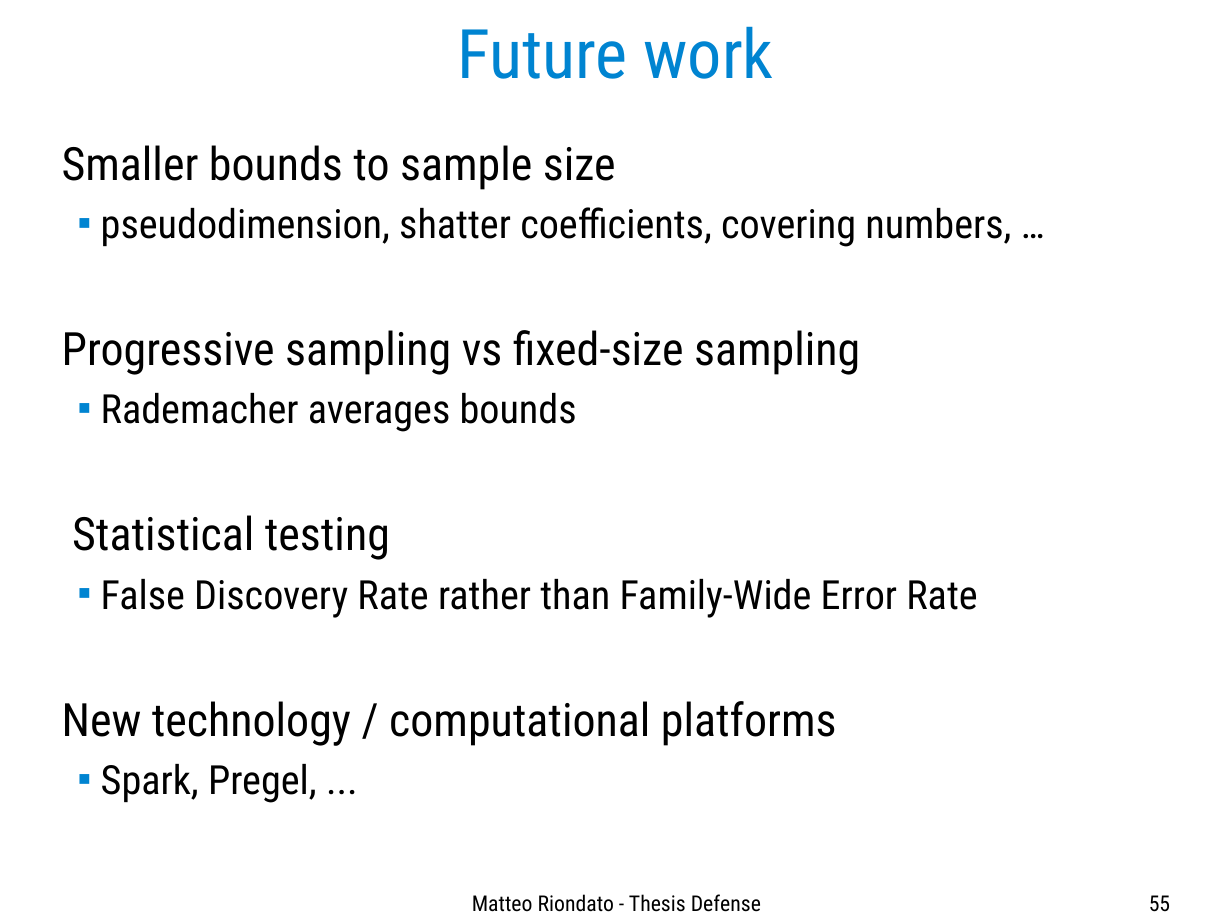
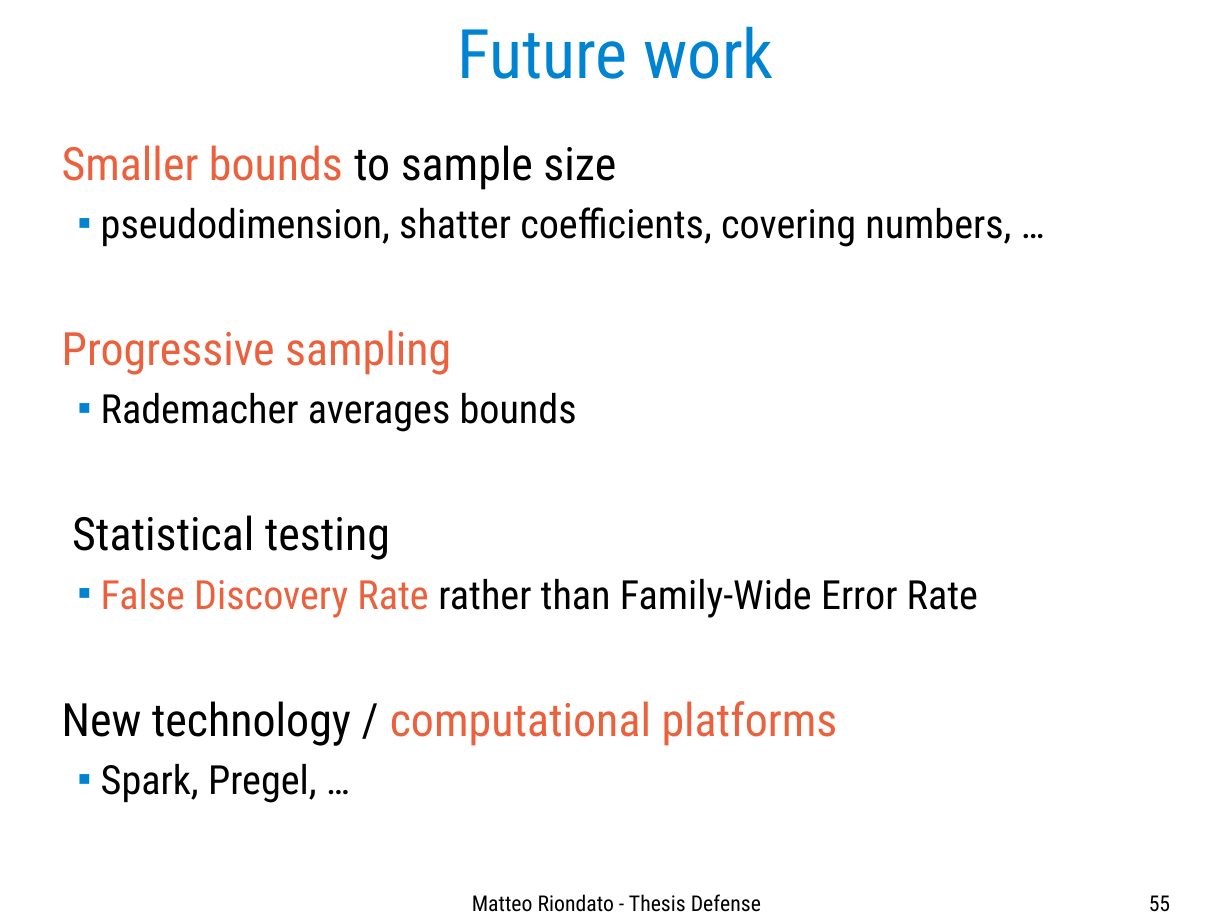
Before and after one commit to ZhizhongIsaacChen/dissertation, a slide deck: slide 55 of defense/Defense-talk.odp. Drawn at 1232x924 pixels with LibreOffice and Linux fonts; fonts in the diff are those of the drawing. Boxes give left, top, right and bottom in pixels: in the first picture for what was removed or moved away, otherwise in the second. Text is boxed around its words. In the diff, an @@ line names an element or a change of style, - is before the commit and + after.

Commit message:
More editing of the presentation.

```diff
--- a/defense/Defense-talk.odp
+++ b/defense/Defense-talk.odp
@@ text at <box>62,145,978,746</box>: text colour #000000 to #EB613D in "Smaller bounds", "False Discovery Rate", "computational platforms" @@
@@ text at <box>62,330,451,375</box>: text changed; text colour #000000 to #EB613D @@
-Progressive sampling vs fixed-size sampling
+Progressive sampling
```
Also in this commit, not shown: 26 other slides changed.
